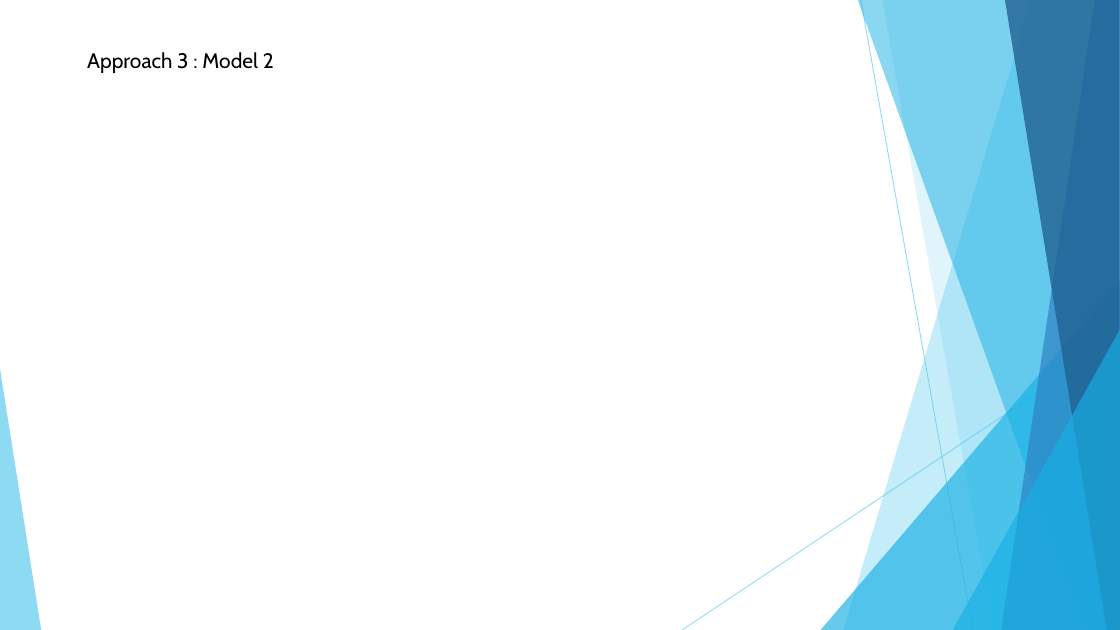
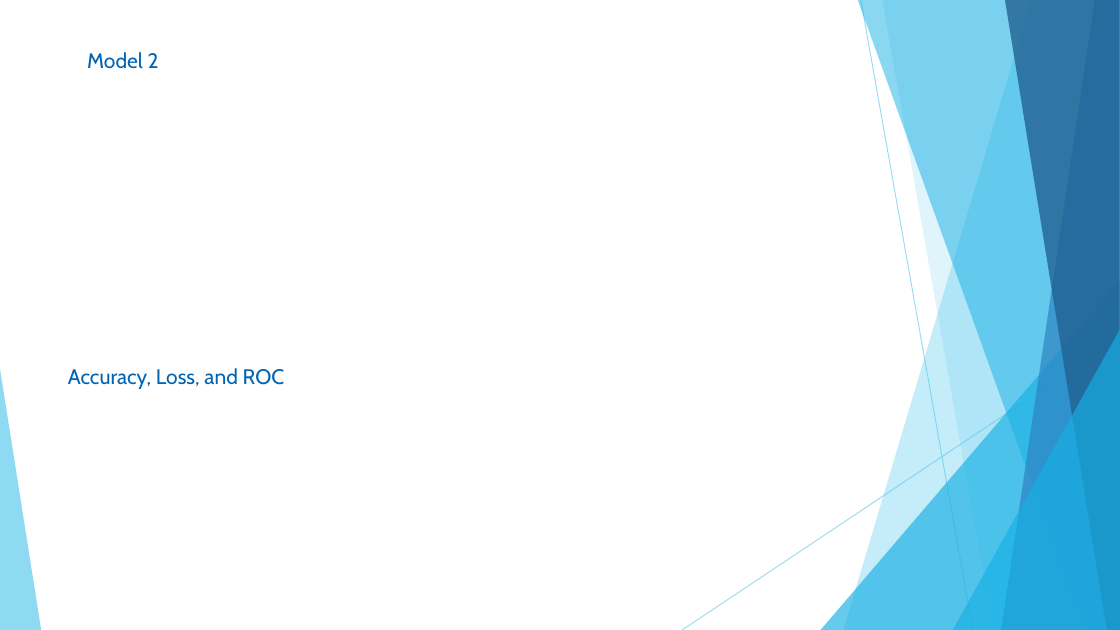
Before and after one commit to pyachauhan/Data-Hackathon-ModelTeam, a slide deck: slide 7 of PPT.pptx. Drawn at 1120x630 pixels with LibreOffice and Linux fonts; fonts in the diff are those of the drawing. Boxes give left, top, right and bottom in pixels: in the first picture for what was removed or moved away, otherwise in the second. Text is boxed around its words. In the diff, an @@ line names an element or a change of style, - is before the commit and + after.

```diff
--- a/PPT.pptx
+++ b/PPT.pptx
@@ text at [87, 52, 159, 69]: text changed; text colour #000000 to #0064B4 @@
-Approach 3 : Model 2
+Model 2
@@ text added at [68, 368, 285, 389], 18 pt, text #0064B4 @@
+Accuracy, Loss, and ROC
```
Also in this commit, not shown: 5 other slides changed, 2 slides added, 2 slides removed.
